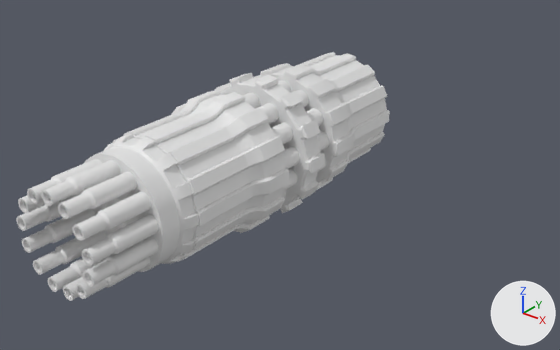
The FBX model Assets/ART/Models/Weapon/GattlingBarrel.fbx, before and after one commit.
Rendered twice from a 50 mm camera at (0.633, -1.276, 0.64) aimed at (-0.086, -0.376, 0.082). The lights are fixed; the arrows at lower right show +X, +Y and +Z. Where no turn or scale is listed for an object, it has been applied to the vertices.

The scene before the commit, as lines of its bpy script (objects in view):
```python
me_cube_007 = bpy.data.meshes.new('Cube.007')
me_cube_007.from_pydata(...)  # 1677 vertices, 1456 faces; spans x -0.08..0.08, y -0.87..-0.468, z 0.133..0.292
me_cube_007.materials.append(mat_material_001)  # white #e7e7e7
me_cube_009 = bpy.data.meshes.new('Cube.009')
me_cube_009.from_pydata(...)  # 1872 vertices, 1841 faces; spans x -0.097..0.098, y -0.781..-0.325, z 0.113..0.309
me_cube_009.materials.append(mat_material_001)  # white #e7e7e7
ob_barrelsmulti = bpy.data.objects.new('BarrelsMulti', me_cube_009)
ob_barrelsmulti.location = (0.0, 0.0, 0.0)
ob_multibarrel_001 = bpy.data.objects.new('multibarrel.001', me_cube_007)
ob_multibarrel_001.location = (0.0, 0.0, 0.0)
```
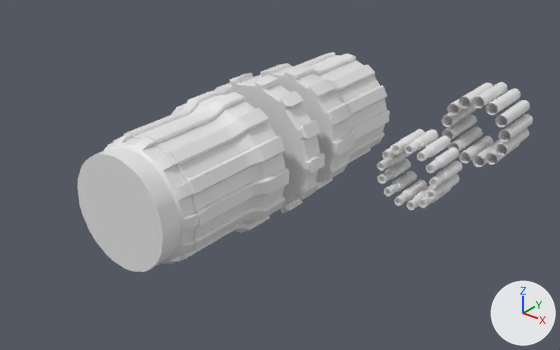
Pixel boxes [x1, y1, x2, y2] of what changed, in the pictures (560 x 350 px):
'multibarrel.001', mesh moved: before [16, 80, 329, 301]; after [377, 82, 533, 210]

What the commit changed:
me_cube_007 has 1677 vertices, 1456 faces and spans x -0.08..0.08, y -0.87..-0.468, z 0.133..0.292.
me_cube_007 is used by ob_multibarrel_001; location (0.0, 0.0, 0.0).
me_cube_007 part 1: the whole mesh is moved by (0.0, 0.765, -0.211).
